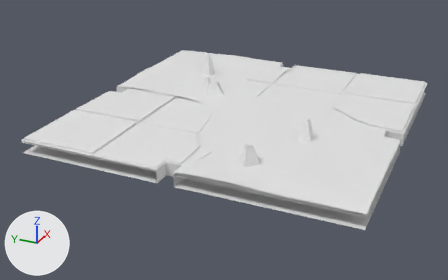
What one commit did to the FBX model Assets/Data/Level/Biomes/AbyssalRuins/Models/K_Floor_Overgrowth_D.fbx.
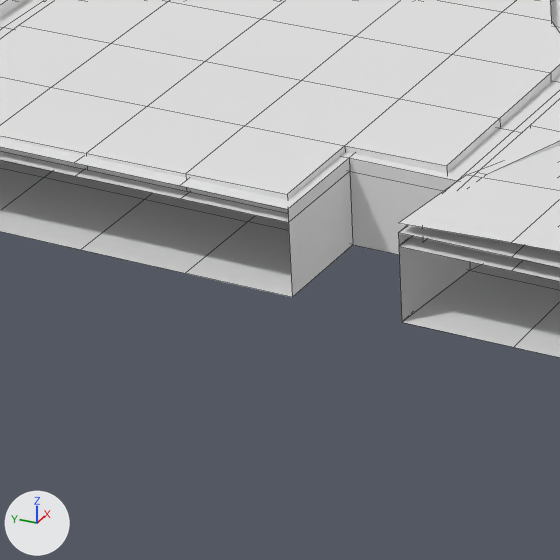
The first picture shows the older version from a 50 mm camera at (-8.73, -3.52, 3.72) aimed at (-0.38, 0.24, -0.45). The close-ups show the older and then the newer version on the part from 25% to 44% of the width and 49% to 80% of the height of that picture. Only the edits that show in the close-ups are written down. The axes (+X, +Y, +Z) are drawn at lower left. The lights are the same throughout. The close-ups show mesh edges as thin lines. Where no turn or scale is listed for an object, it has been applied to the vertices.

Objects in the first close-up: 'K_Floor_Overgrowth_D', 'K_Floor_Overgrowth_D_ColGround0', 'K_Floor_Overgrowth_D_ColGround5'.
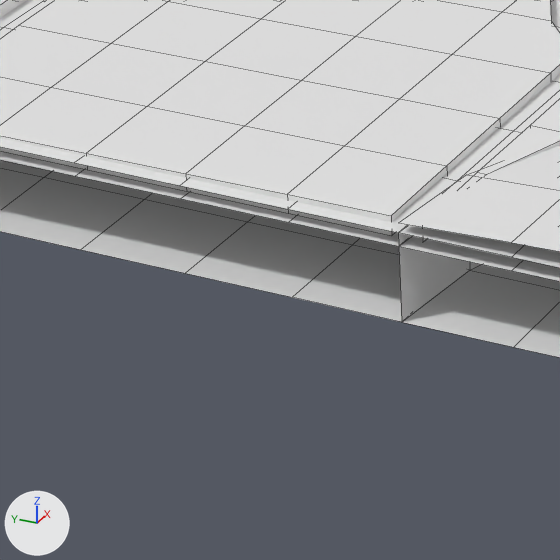
What differs and where, as boxes [x1, y1, x2, y2] in the close-ups (560 x 560 px; the box of a moved part takes in the faces that stretch with it):
'K_Floor_Overgrowth_D_ColGround0', reshaped
    before: [0, 0, 560, 321]
    after: [0, 0, 560, 322]
part 1 of me_k_floor_overgrowth_d_colground0, moved or reshaped
    before: [288, 158, 457, 297]
    after: [289, 177, 457, 322]
part 2 of me_k_floor_overgrowth_d, built on
    before: [287, 146, 447, 200]
    after: [287, 146, 447, 246]

Diff of the bpy script that builds the scene:
```diff
--- a/Assets/Data/Level/Biomes/AbyssalRuins/Models/K_Floor_Overgrowth_D.fbx.py
+++ b/Assets/Data/Level/Biomes/AbyssalRuins/Models/K_Floor_Overgrowth_D.fbx.py
@@ me_k_floor_overgrowth_d_colground0 @@
 # used by ob_k_floor_overgrowth_d_colground0; location = (0.0, 0.0, 0.0)
 # verts and faces of me_k_floor_overgrowth_d_colground0; kept vertices keep their numbers, new ones are numbered from 506
 # before: 109 (-2.25, 0.25, 0.0) at pixel (349, 157), 110 (-2.5, 0.25, 0.0) at pixel (287, 209), 129 (-2.25, 0.0, 0.0) at pixel (457, 180), 130 (-2.5, 0.0, 0.0) at pixel (398, 232), 271 (-2.5, 0.25, -0.2) at pixel (292, 297)
 # before: 272 (-2.25, 0.25, -0.2) at pixel (352, 244), 283 (-2.25, 0.0, -0.2), 290 (-2.5, 0.0, -0.2) at pixel (401, 322)
-me_k_floor_overgrowth_d_colground0.from_pydata(...)  # 506 vertices, 468 faces; spans x -2.5..2.5, y -2.5..2.5, z -0.2..0.0
+me_k_floor_overgrowth_d_colground0.from_pydata(...)  # 506 vertices, 466 faces; spans x -2.5..2.5, y -2.5..2.5, z -0.2..0.0
+# me_k_floor_overgrowth_d_colground0 part 1
+delete_faces([(109, 110, 271, 272), (109, 272, 283, 129), (129, 283, 290, 130)])
+faces += [(109, 110, 130, 129), (271, 272, 283, 290)]
+# other edits to the shape of me_k_floor_overgrowth_d_colground0 do not show in these pictures
@@ me_k_floor_overgrowth_d @@
 # used by ob_k_floor_overgrowth_d; location = (0.0, 0.0, 0.0)
 # verts and faces of me_k_floor_overgrowth_d; kept vertices keep their numbers, new ones are numbered from 1234
 # before: 109 (-2.25, 0.25, -0.03) at pixel (349, 171), 110 (-2.5, 0.25, -0.03) at pixel (288, 222), 129 (-2.25, 0.0, -0.03), 130 (-2.5, 0.0, -0.03) at pixel (398, 246), 359 (-2.23, 0.27, 0.01) at pixel (344, 145)
 # before: 360 (-2.46, 0.27, 0.01) at pixel (287, 194), 366 (-2.23, 0.04, 0.02) at pixel (446, 165), 367 (-2.46, 0.04, 0.01), 384 (-2.46, 0.27, -0.03) at pixel (288, 213), 385 (-2.23, 0.27, -0.03)
 # before: 388 (-2.23, 0.03, -0.03)
-me_k_floor_overgrowth_d.from_pydata(...)  # 1234 vertices, 1033 faces; spans x -2.5..2.5, y -2.5..2.5, z -0.03..0.39
+me_k_floor_overgrowth_d.from_pydata(...)  # 1234 vertices, 1041 faces; spans x -2.5..2.5, y -2.5..2.5, z -0.03..0.39
+# me_k_floor_overgrowth_d part 2
+delete_vertices([385])  # with the faces that use them
+verts[1235] = (-2.46, 0.03, -0.03)  # pixel (391, 235)
+faces += [(109, 110, 130, 129), (366, 367, 1235, 388), (360, 384, 1235, 367)]  # mat_joint (white #e7e7e7)
+faces += [(359, 360, 367, 366)]  # mat_floor (white #e7e7e7)
+# other edits to the shape of me_k_floor_overgrowth_d do not show in these pictures
 me_k_floor_overgrowth_d.materials.append(mat_joint)
```
